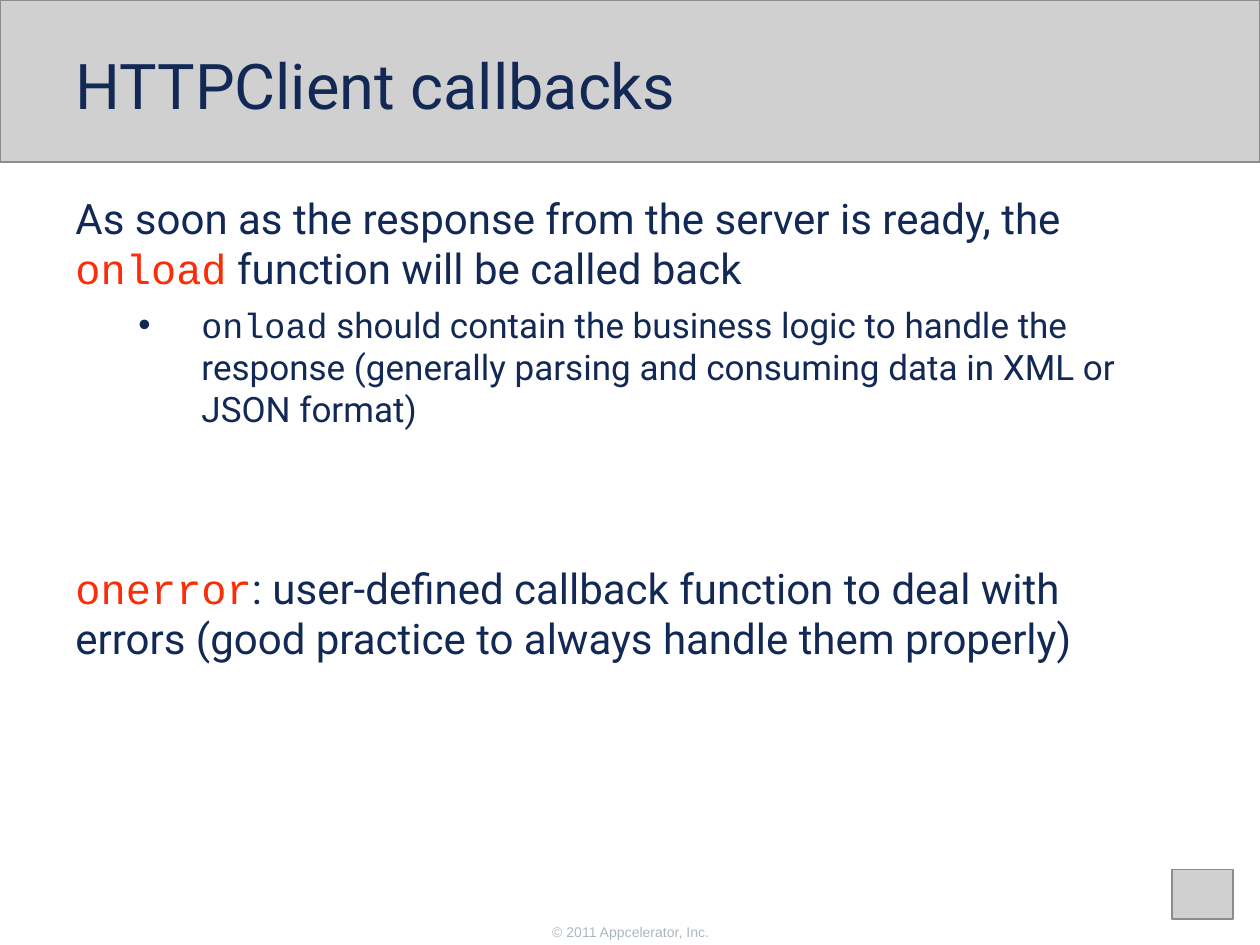
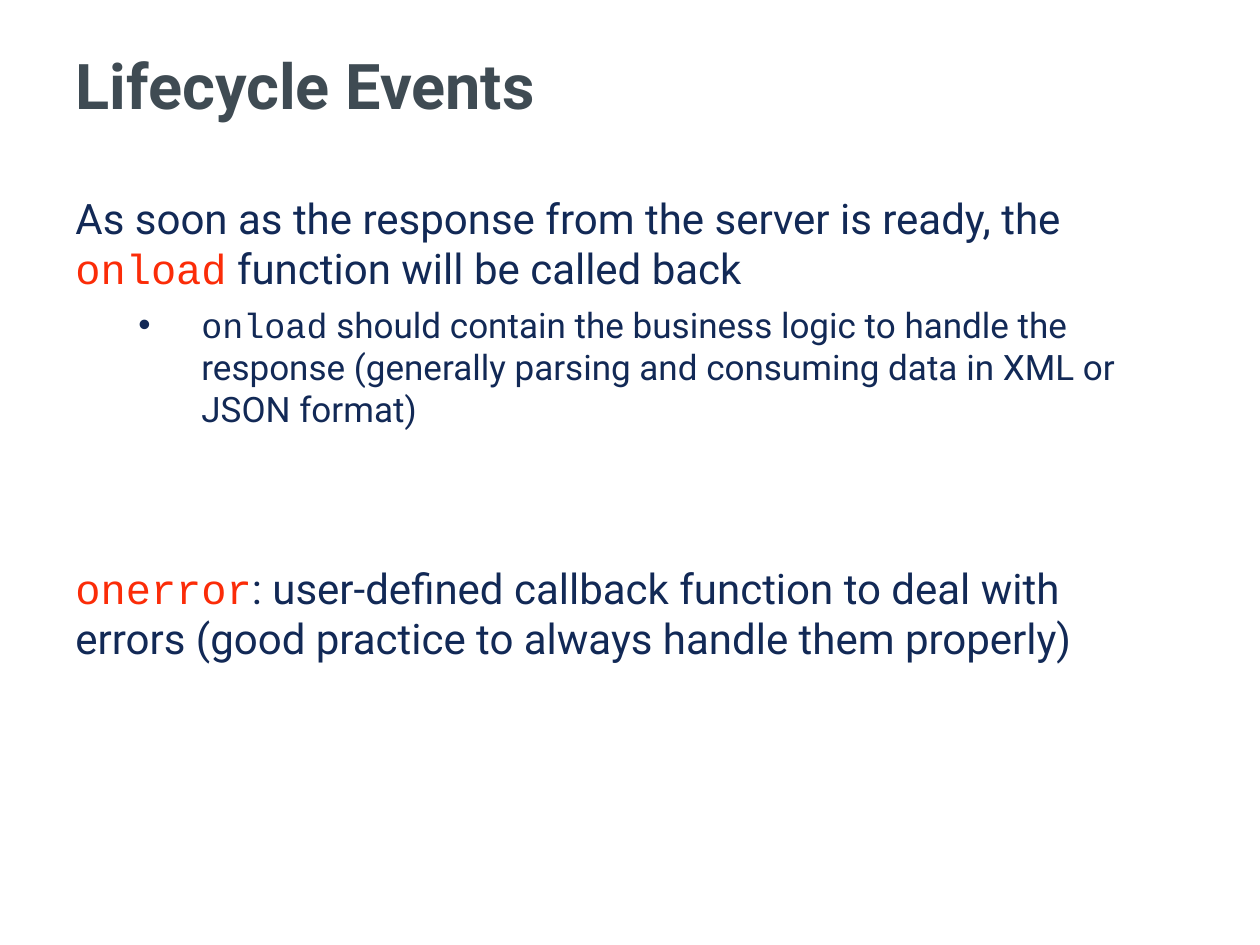
Before and after one commit to appcelerator-training-archive/tcad_certification, a slide deck: slide 6 of 260/260.ppt (slide 7 before the commit). Drawn at 1260x945 pixels with LibreOffice and Linux fonts; fonts in the diff are those of the drawing; grey boxes stand for pictures; background and template pictures are left out. Boxes give left, top, right and bottom in pixels: in the first picture for what was removed or moved away, otherwise in the second. Text is boxed around its words. In the diff, an @@ line names an element or a change of style, - is before the commit and + after.

```diff
--- a/260/260.ppt
+++ b/260/260.ppt
@@ picture removed at (0,0,1260,163) @@
@@ title removed at (75,61,676,110) @@
-HTTPClient callbacks
@@ title added at (76,61,534,123), 36 pt, text #3F4B53, bold @@
+Lifecycle Events
@@ picture removed at (1172,869,1232,919) @@
@@ text removed at (566,927,709,940) @@
-© 2011 Appcelerator, Inc.
```
Also in this commit, not shown: 10 other slides changed, 8 slides added, 5 slides removed, 12 other files.
